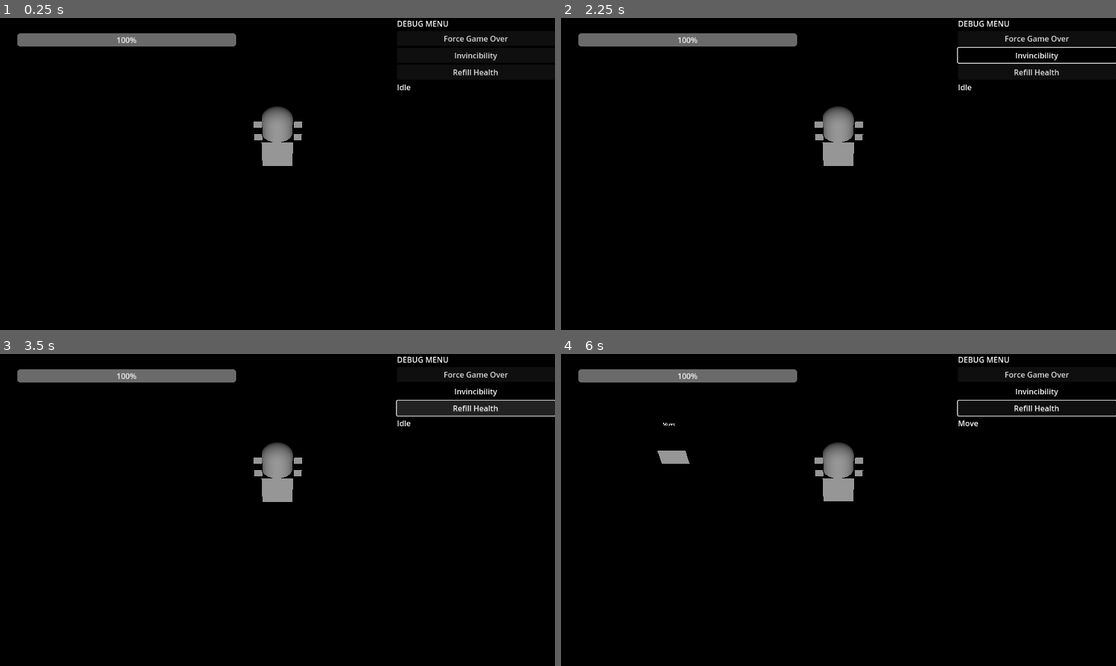
Above: before the commit, frames 1-4 (two rows, left to right).
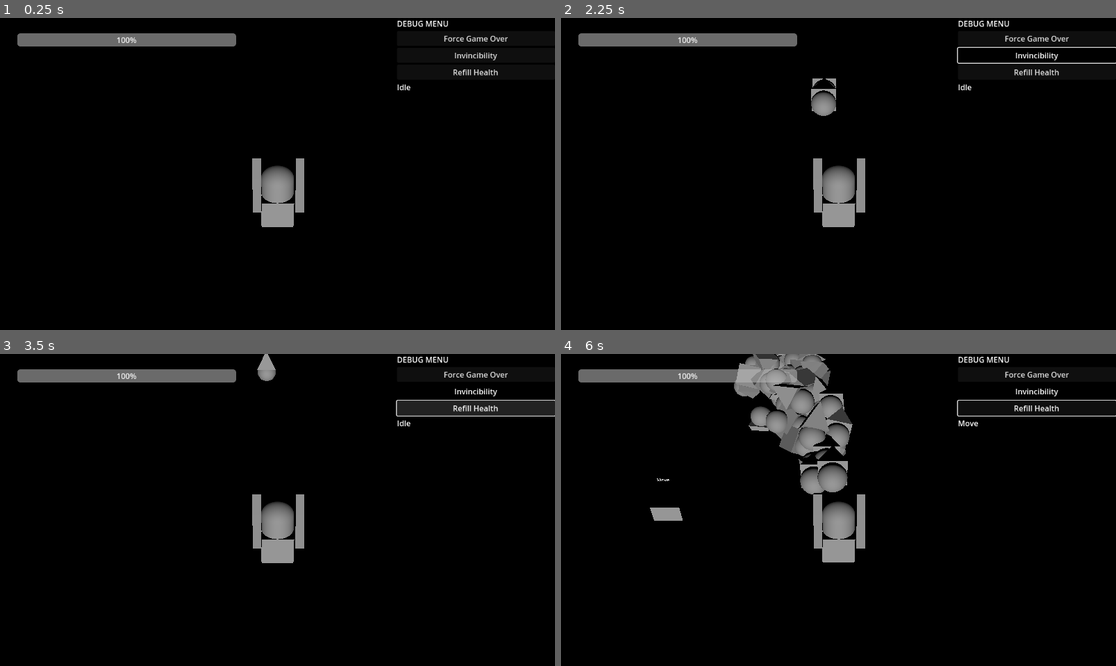
Above: after the commit, the same moments.

Repository: Boyquotes/Mech-Farmer
Game: Godot game, scene res://levels/debug.tscn
Same seed, same stepped clock (60 frames per second), same inputs: the game is played once before the commit and once after it.
Inputs (mouse positions are in pixels of both pictures, inside the frame that each line leads up to):
- Up to frame 1 (0.25 s): no input
- Up to frame 2 (2.25 s): click "Force Game Over" at 0.5 s; click "Try Again" at 1.25 s; click "Invincibility" at 2 s
- Up to frame 3 (3.5 s): click "Refill Health" at 2.75 s
- Up to frame 4 (6 s): move the mouse to (960, 494) at 3.52 s; press the mouse at (960, 494) at 3.53 s; hold D (move_right) 3.53-4.28 s; move the mouse to (727, 525) at 4.27 s; release the mouse at (727, 525) at 4.28 s; hold S (move_down) 4.28-5.03 s; click (727, 525) at 4.35 s; move the mouse to (894, 441) at 5.02 s; press the mouse at (894, 441) at 5.03 s; hold D (move_right) 5.03-5.78 s; move the mouse to (810, 572) at 5.77 s; release the mouse at (810, 572) at 5.78 s; hold W (move_up) from 5.78 s (still down); click (810, 572) at 5.85 s

The runs differ from the first frame. In frame 1, 2.7% of the frame differs, in the area x 45-55%, y 28-68%; in frame 2, 3.0%; in frame 3, 2.9%; in frame 4, 7.6%, in the area x 16-55%, y 0-67%.

Commit message:
added projectiles for primary fire 1

Diff:
--- a/levels/debug.tscn
+++ b/levels/debug.tscn
@@ -80,7 +80,7 @@
 transform = Transform3D(1, 0, 0, 0, 1, 0, 0, 0, 1, 0, 2.07451, 0)
 
 [node name="Camera3D" type="Camera3D" parent="Player"]
-transform = Transform3D(0.999976, 0.00698126, 0, -0.0049365, 0.70709, 0.707107, 0.0049365, -0.70709, 0.707107, 0, 9.43777, 11.3979)
+transform = Transform3D(1, 0, 0, 0, 0.776002, 0.63073, 0, -0.63073, 0.776002, 0, 9.22436, 10.5203)
 current = true
 fov = 37.8493
 
--- a/prefabs/characters/player.tscn
+++ b/prefabs/characters/player.tscn
@@ -1,7 +1,8 @@
-[gd_scene load_steps=8 format=3 uid="uid://bj4xgn05k5xvf"]
+[gd_scene load_steps=9 format=3 uid="uid://bj4xgn05k5xvf"]
 
 [ext_resource type="Script" path="res://scripts/player/state_machine.gd" id="1_asilg"]
 [ext_resource type="Script" path="res://scripts/player/states/motion/on_ground/idle.gd" id="2_7yaib"]
+[ext_resource type="PackedScene" uid="uid://chf5iy4cu6p6o" path="res://prefabs/projectiles/bullet.tscn" id="3_1sbsc"]
 [ext_resource type="Script" path="res://scripts/player/states/motion/on_ground/move.gd" id="3_oi43o"]
 
 [sub_resource type="CapsuleMesh" id="CapsuleMesh_uowiw"]
@@ -28,31 +29,41 @@
 
 [node name="Guns" type="Node3D" parent="Torso"]
 
-[node name="DirectionMesh" type="MeshInstance3D" parent="Torso/Guns"]
-transform = Transform3D(1, 0, 0, 0, 1, 0, 0, 0, 1, 0.643273, 0.166174, -0.304177)
+[node name="PrimaryGuns" type="Node3D" parent="Torso/Guns"]
+
+[node name="PrimaryGun1" type="MeshInstance3D" parent="Torso/Guns/PrimaryGuns"]
+transform = Transform3D(1, 1.80762e-11, 0, 1.45519e-11, 1, 0, 5.82077e-11, -1.16415e-10, 1, -0.594656, 0.161992, -0.304177)
 mesh = SubResource("BoxMesh_gtv21")
-skeleton = NodePath("../../..")
+skeleton = NodePath("../../../..")
 
-[node name="DirectionMesh2" type="MeshInstance3D" parent="Torso/Guns"]
-transform = Transform3D(1, 0, 0, 0, 1, 0, 0, 0, 1, 0.643273, 0.6649, -0.304177)
+[node name="BulletSpawn" type="Node3D" parent="Torso/Guns/PrimaryGuns/PrimaryGun1"]
+transform = Transform3D(1, 1.83036e-11, 0, 1.44382e-11, 1, -1.16415e-10, 1.16415e-10, 1.16415e-10, 1, -0.000822842, 0.000952959, -0.857732)
+
+[node name="PrimaryGun2" type="MeshInstance3D" parent="Torso/Guns/PrimaryGuns"]
+transform = Transform3D(1, 1.80762e-11, 0, 1.45519e-11, 1, 0, 5.82077e-11, -1.16415e-10, 1, 0.643273, 0.166174, -0.304177)
 mesh = SubResource("BoxMesh_gtv21")
-skeleton = NodePath("../../..")
+skeleton = NodePath("../../../..")
 
-[node name="DirectionMesh3" type="MeshInstance3D" parent="Torso/Guns"]
-transform = Transform3D(1, 0, 0, 0, 1, 0, 0, 0, 1, -0.594656, 0.6649, -0.304177)
+[node name="BulletSpawn" type="Node3D" parent="Torso/Guns/PrimaryGuns/PrimaryGun2"]
+transform = Transform3D(1, 1.8531e-11, 0, 1.44382e-11, 1, -2.32831e-10, 2.32831e-10, 2.32831e-10, 1, -0.000815928, 0.00094533, -0.850669)
+
+[node name="SecondaryGuns" type="Node3D" parent="Torso/Guns"]
+
+[node name="SecondaryGun1" type="MeshInstance3D" parent="Torso/Guns/SecondaryGuns"]
+transform = Transform3D(1, 0.00128581, 0.000310462, -0.000374036, 0.5, -0.866026, -0.00126877, 0.866025, 0.500001, 0.644041, 0.664011, 0.495822)
 mesh = SubResource("BoxMesh_gtv21")
-skeleton = NodePath("../../..")
+skeleton = NodePath("../../../..")
 
-[node name="DirectionMesh4" type="MeshInstance3D" parent="Torso/Guns"]
-transform = Transform3D(1, 0, 0, 0, 1, 0, 0, 0, 1, -0.594656, 0.161992, -0.304177)
+[node name="SecondaryGun2" type="MeshInstance3D" parent="Torso/Guns/SecondaryGuns"]
+transform = Transform3D(1, 0.0012858, 0.000310462, -0.000374036, 0.5, -0.866026, -0.00126877, 0.866025, 0.500001, -0.593889, 0.664011, 0.495822)
 mesh = SubResource("BoxMesh_gtv21")
-skeleton = NodePath("../../..")
+skeleton = NodePath("../../../..")
 
-[node name="CollisionShape3D" type="CollisionShape3D" parent="."]
+[node name="BaseCollision" type="CollisionShape3D" parent="."]
 transform = Transform3D(1, 0, 0, 0, 1, 0, 0, 0, 1, 0, -0.547985, 0)
 shape = SubResource("BoxShape3D_2rab0")
 
-[node name="MeshInstance3D" type="MeshInstance3D" parent="."]
+[node name="BaseMesh" type="MeshInstance3D" parent="."]
 transform = Transform3D(1, 0, 0, 0, 1, 0, 0, 0, 1, 0, -0.547985, 0)
 mesh = SubResource("BoxMesh_7kcu7")
 
@@ -60,6 +71,8 @@
 
 [node name="Idle" type="Node" parent="States"]
 script = ExtResource("2_7yaib")
+projectile_scene = ExtResource("3_1sbsc")
 
 [node name="Move" type="Node" parent="States"]
 script = ExtResource("3_oi43o")
+projectile_scene = ExtResource("3_1sbsc")
--- /dev/null
+++ b/prefabs/projectiles/bullet.tscn
@@ -0,0 +1,19 @@
+[gd_scene load_steps=4 format=3 uid="uid://chf5iy4cu6p6o"]
+
+[sub_resource type="SphereMesh" id="SphereMesh_tknyc"]
+
+[sub_resource type="SphereShape3D" id="SphereShape3D_07err"]
+
+[sub_resource type="PrismMesh" id="PrismMesh_t8a45"]
+
+[node name="Bullet" type="RigidBody3D"]
+
+[node name="MeshInstance3D" type="MeshInstance3D" parent="."]
+mesh = SubResource("SphereMesh_tknyc")
+
+[node name="CollisionShape3D" type="CollisionShape3D" parent="."]
+shape = SubResource("SphereShape3D_07err")
+
+[node name="MeshInstance3D2" type="MeshInstance3D" parent="."]
+transform = Transform3D(1, 0, 0, 0, -4.37114e-08, 1, 0, -1, -4.37114e-08, 0, 0, -0.740783)
+mesh = SubResource("PrismMesh_t8a45")
--- a/project.godot
+++ b/project.godot
@@ -41,12 +41,13 @@
 , Object(InputEventJoypadMotion,"resource_local_to_scene":false,"resource_name":"","device":-1,"axis":0,"axis_value":1.0,"script":null)
 ]
 }
-fire_primary={
+fire_1={
 "deadzone": 0.5,
 "events": [Object(InputEventMouseButton,"resource_local_to_scene":false,"resource_name":"","device":-1,"window_id":0,"a …(241 unchanged characters)…
+, Object(InputEventJoypadMotion,"resource_local_to_scene":false,"resource_name":"","device":-1,"axis":5,"axis_value":1.0,"script":null)
 ]
 }
-fire_secondary={
+fire_2={
 "deadzone": 0.5,
 "events": [Object(InputEventMouseButton,"resource_local_to_scene":false,"resource_name":"","device":-1,"window_id":0,"a …(240 unchanged characters)…
 ]
--- a/scripts/player/states/motion/motion.gd
+++ b/scripts/player/states/motion/motion.gd
@@ -2,6 +2,11 @@
 
 
 @onready var torso = owner.get_node("Torso/Guns")
+@onready var primary_gun_1 = torso.get_node("PrimaryGuns/PrimaryGun1/BulletSpawn")
+@onready var primary_gun_2 = torso.get_node("PrimaryGuns/PrimaryGun2/BulletSpawn")
+
+@export var projectile_scene: PackedScene
+@export var projectile_speed = 20
 
 func get_input_direction():
 	var input_direction = Vector2()
@@ -35,3 +40,15 @@
 		var look_direction := joystick.normalized()
 		var target_rotation := look_direction.angle_to(Vector2(0,1) * -1)
 		torso.rotation.y = lerp_angle(torso.rotation.y, target_rotation, delta * rotation_speed)
+
+func  fire_primary_1():
+
+	var projectile = projectile_scene.instantiate()  # Create an instance of the projectile scene
+	primary_gun_1.add_child(projectile)  # Add the projectile to the parent node
+
+	projectile.transform = primary_gun_1.transform  # Set the starting position of the projectile
+
+	var direction = -primary_gun_1.global_transform.basis.z.normalized()  # Get the direction the projectile should travel
+
+	projectile.linear_velocity = direction * projectile_speed  # Set the velocity of the projectile
+	projectile.top_level = true
--- a/scripts/player/states/motion/on_ground/idle.gd
+++ b/scripts/player/states/motion/on_ground/idle.gd
@@ -10,3 +10,5 @@
 	# TODO: Figure out toggle between mouse and controller
 	# aim_mouse()
 	aim_controller(delta)
+	if Input.is_action_pressed("fire_1"):
+		fire_primary_1()
--- a/scripts/player/states/motion/on_ground/move.gd
+++ b/scripts/player/states/motion/on_ground/move.gd
@@ -20,6 +20,8 @@
 	# TODO: Figure out toggle between mouse and controller
 	# aim_mouse()
 	aim_controller(delta)
+	if Input.is_action_pressed("fire_1"):
+		fire_primary_1()
 
 func move(input_dir):
 	var direction = (owner.transform.basis * Vector3(input_dir.x, 0, input_dir.y)).normalized()
